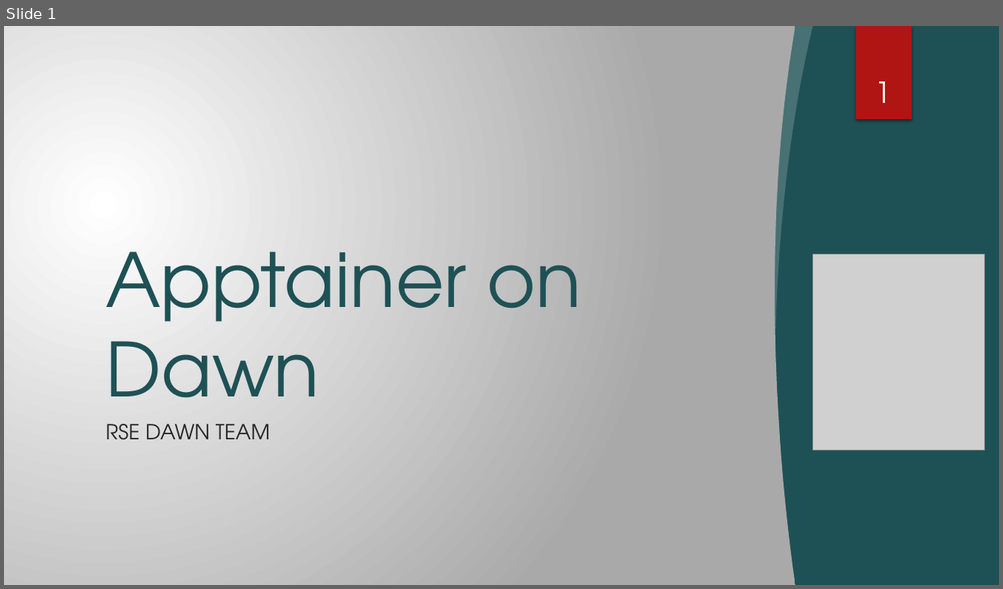
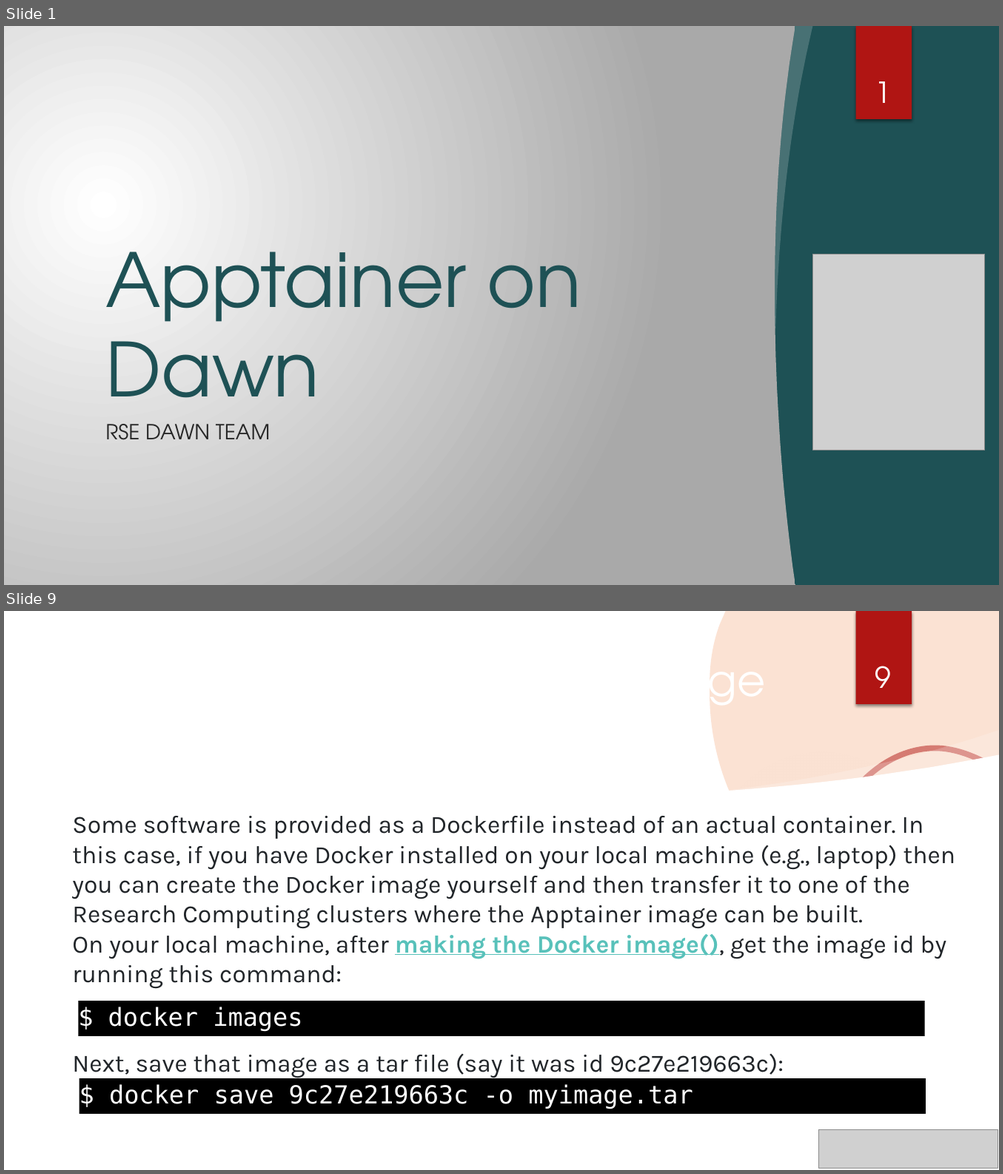
Before and after one commit to RSE-Cambridge/Intro-to-Dawn, a slide deck: Part4-Apptainer/slides/Apptainer_onDAWN.pptx. Shown one above the other, each under a label of ours: slide 1 before the commit, slides 1 and 9 after it; the slides between them are not shown. The pictures are 1003x589 and 1003x1174 pixels, drawn with LibreOffice and Linux fonts; fonts in the diff are those of the drawing; grey boxes stand for pictures; background and template pictures are left out. Boxes give left, top, right and bottom in pixels: in the first picture for what was removed or moved away, otherwise in the second. Text is boxed around its words. In the diff, an @@ line names an element or a change of style, - is before the commit and + after.

```diff
--- a/Part4-Apptainer/slides/Apptainer_onDAWN.pptx
+++ b/Part4-Apptainer/slides/Apptainer_onDAWN.pptx
@@ slide 9 added at <box>4,611,999,1170</box>, background picture (left out); not listed: 1 template element that a slide beside it also shows @@
@@ freeform shape added at <box>710,611,999,992</box>, fill #F4A16F at 30% opacity @@
@@ rectangle added at <box>855,611,911,704</box>, fill #B01513 @@
@@ page number added at <box>875,666,891,688</box>, 28 pt, text #FFFFFF @@
+9
@@ freeform shape added at <box>716,730,999,797</box>, fill #FFFFFF at 20% opacity @@
@@ freeform shape added at <box>4,755,999,1170</box>, fill #FFFFFF @@
@@ ellipse added at <box>706,748,936,977</box>, fill gradient #F3F3F3 @@
@@ freeform shape added at <box>808,749,999,1170</box>, outline #B01513 5.5 pt @@
@@ text added at <box>72,816,955,1079</box>, 24 pt, text #212529 @@
+Some software is provided as a Dockerfile instead of an actual container. In this case, if you have Docker installed on your local machine (e.g., laptop) then you can create the Docker image yourself and then transfer it to one of the Research Computing clusters where the Apptainer image can be built.
+On your local machine, after making the Docker image(), get the image id by running this command:
+Next, save that image as a tar file (say it was id 9c27e219663c):
@@ title added at <box>530,906,718,929</box>, 42 pt, text #FFFFFF @@
+Apptainer Obtaining an Image via Pull
@@ rectangle added at <box>78,1001,924,1037</box>, fill #000000, 24 pt, text #FFFFFF @@
+$ docker images
@@ rectangle added at <box>79,1079,925,1114</box>, fill #000000, 24 pt, text #FFFFFF @@
+$ docker save 9c27e219663c -o myimage.tar
@@ picture added at <box>819,1130,998,1169</box> @@
```
Also in this commit, not shown: 2 slides changed, 30 other slides added.
